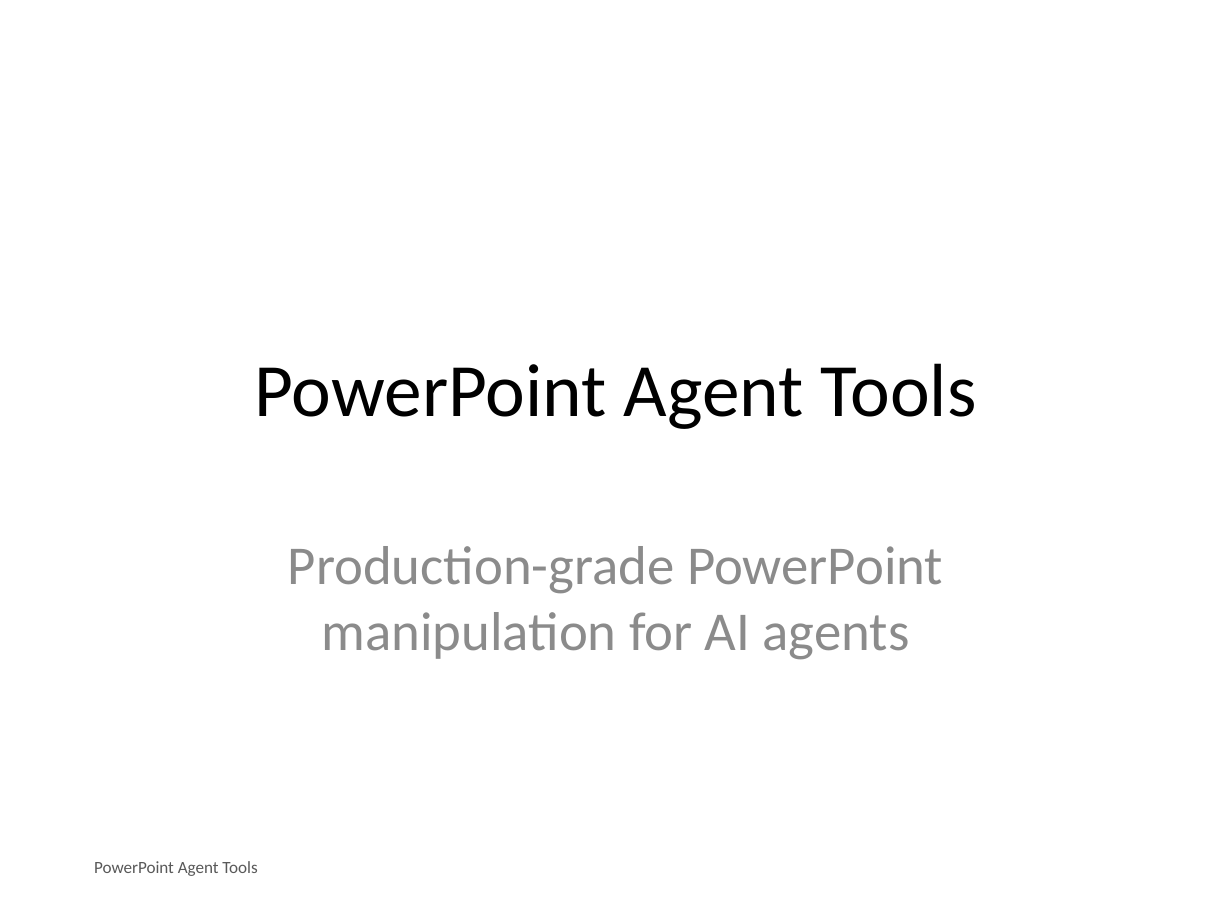
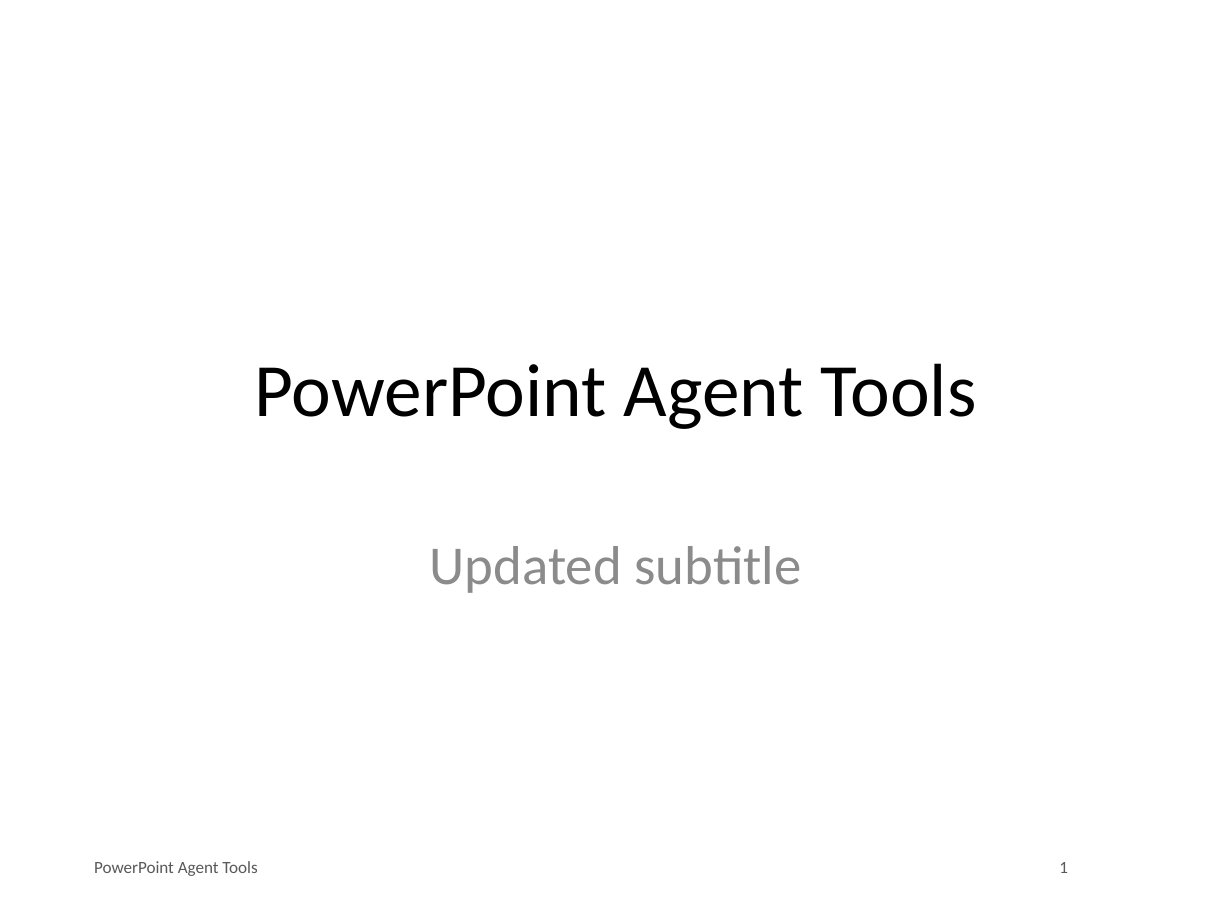
Before and after one commit to nordeim/powerpoint-agent-tool, a slide deck: slide 1 of e2e_test_deck.pptx. Drawn at 1232x924 pixels with LibreOffice and Linux fonts; fonts in the diff are those of the drawing. Boxes give left, top, right and bottom in pixels: in the first picture for what was removed or moved away, otherwise in the second. Text is boxed around its words. In the diff, an @@ line names an element or a change of style, - is before the commit and + after.

Commit message:
e2e add more tools

```diff
--- a/e2e_test_deck.pptx
+++ b/e2e_test_deck.pptx
@@ subtitle at [430, 546, 801, 593]: text changed @@
-Production-grade PowerPoint manipulation for AI agents
+Updated subtitle
@@ text added at [1059, 862, 1068, 873], 10 pt, text #595959 @@
+1
```
Also in this commit, not shown: 6 other slides changed, 7 other files.
